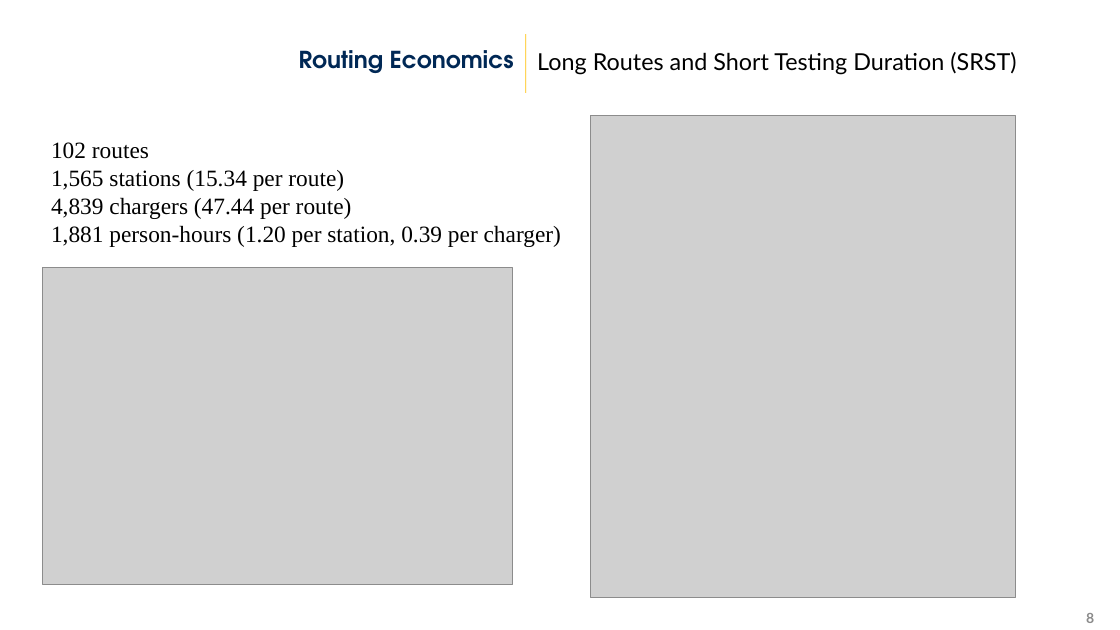
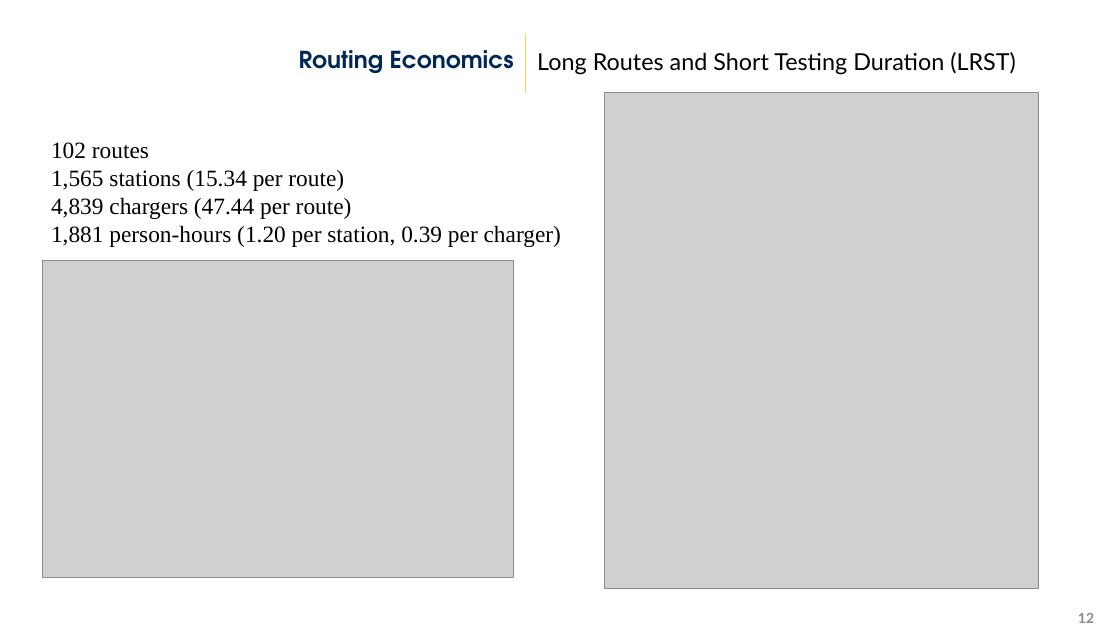
Before and after one commit to airabino/electric_vrp, a slide deck: slide 12 of 02_07_24.pptx (slide 8 before the commit). Drawn at 1120x630 pixels with LibreOffice and Linux fonts; fonts in the diff are those of the drawing; grey boxes stand for pictures; background and template pictures are left out. Boxes give left, top, right and bottom in pixels: in the first picture for what was removed or moved away, otherwise in the second. Text is boxed around its words. In the diff, an @@ line names an element or a change of style, - is before the commit and + after.

```diff
--- a/02_07_24.pptx
+++ b/02_07_24.pptx
@@ text at bbox=[537, 52, 1016, 75]: text changed @@
-Long Routes and Short Testing Duration (SRST)
+Long Routes and Short Testing Duration (LRST)
@@ picture: place and size @@
-picture at bbox=[591, 116, 1015, 597]
+picture at bbox=[605, 93, 1038, 589]
@@ picture: place and size @@
-picture at bbox=[43, 268, 513, 585]
+picture at bbox=[43, 260, 513, 577]
@@ page number at bbox=[1078, 613, 1094, 623]: text changed @@
-8
+12
```
Also in this commit, not shown: 6 other slides changed, 14 slides added, 21 other files.
